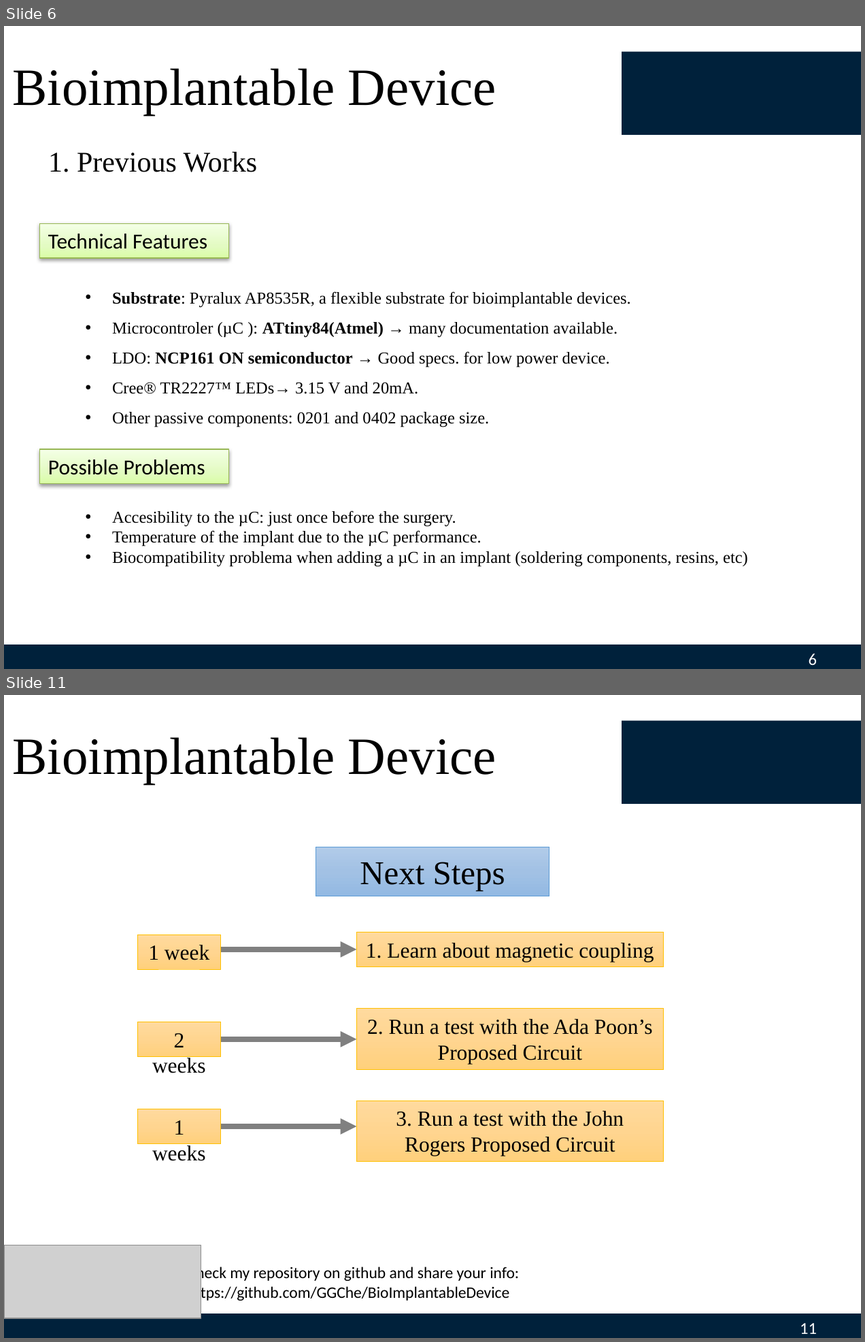
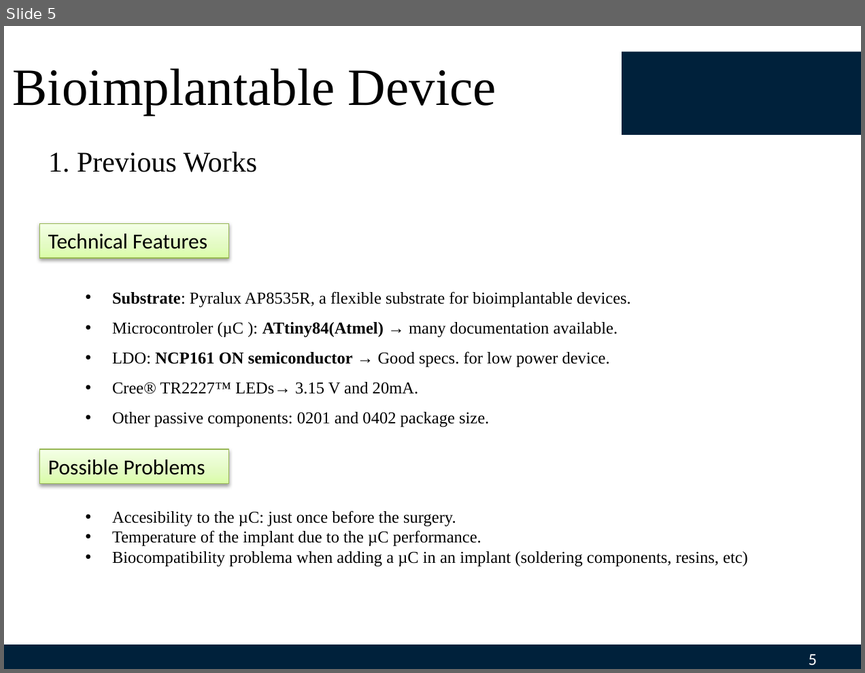
Before and after one commit to GGChe/Bioimplantable_Device, a slide deck: Individual_Contribution/GabrielGaleote/May 15th/May15th.pptx. Shown one above the other, each under a label of ours: slides 6 and 11 before the commit, slide 5 after it; the slides between them are not shown. The pictures are 865x1342 and 865x673 pixels, drawn with LibreOffice and Linux fonts; fonts in the diff are those of the drawing; grey boxes stand for pictures; background and template pictures are left out. Boxes give left, top, right and bottom in pixels: in the first picture for what was removed or moved away, otherwise in the second. Text is boxed around its words. In the diff, an @@ line names an element or a change of style, - is before the commit and + after.

```diff
--- a/Individual_Contribution/GabrielGaleote/May 15th/May15th.pptx
+++ b/Individual_Contribution/GabrielGaleote/May 15th/May15th.pptx
@@ slide 11 removed at bbox=[4, 695, 861, 1338], background #FFFFFF; not listed: 3 template elements that a slide beside it also shows @@
@@ title removed at bbox=[13, 737, 496, 784] @@
-Bioimplantable Device
@@ rectangle removed at bbox=[315, 847, 549, 896] @@
-Next Steps
@@ rectangle removed at bbox=[138, 935, 221, 969] @@
-1 week
@@ rectangle removed at bbox=[356, 932, 663, 966] @@
-1. Learn about magnetic coupling
@@ arrow removed from (221, 949) to (356, 949) @@
@@ rectangle removed at bbox=[356, 1008, 663, 1070] @@
-2. Run a test with the Ada Poon’s Proposed Circuit
@@ rectangle removed at bbox=[138, 1021, 221, 1055] @@
-2 weeks
@@ arrow removed from (221, 1038) to (356, 1038) @@
@@ rectangle removed at bbox=[356, 1100, 663, 1161] @@
-3. Run a test with the John Rogers Proposed Circuit
@@ rectangle removed at bbox=[138, 1109, 221, 1143] @@
-1 weeks
@@ arrow removed from (221, 1126) to (356, 1126) @@
@@ picture removed at bbox=[4, 1245, 201, 1318] @@
@@ text removed at bbox=[188, 1264, 519, 1302] @@
-Check my repository on github and share your info: https://github.com/GGChe/BioImplantableDevice
@@ what was slide 6 is now slide 5 @@
@@ page number at bbox=[808, 654, 817, 665]: text changed @@
-6
+5
```
Also in this commit, not shown: 1 slide changed, 2 slides added, 7 other slides removed.
